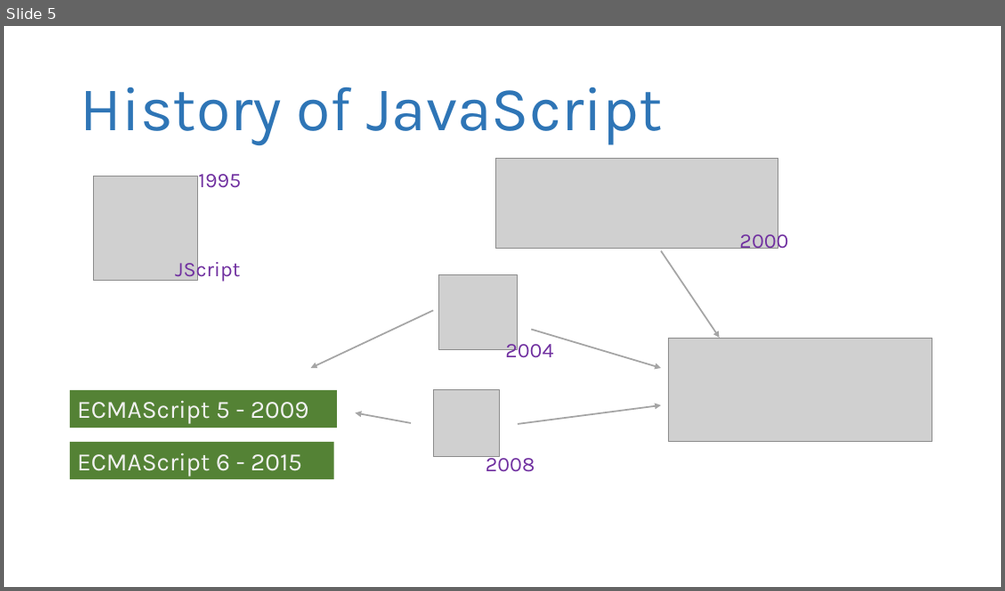
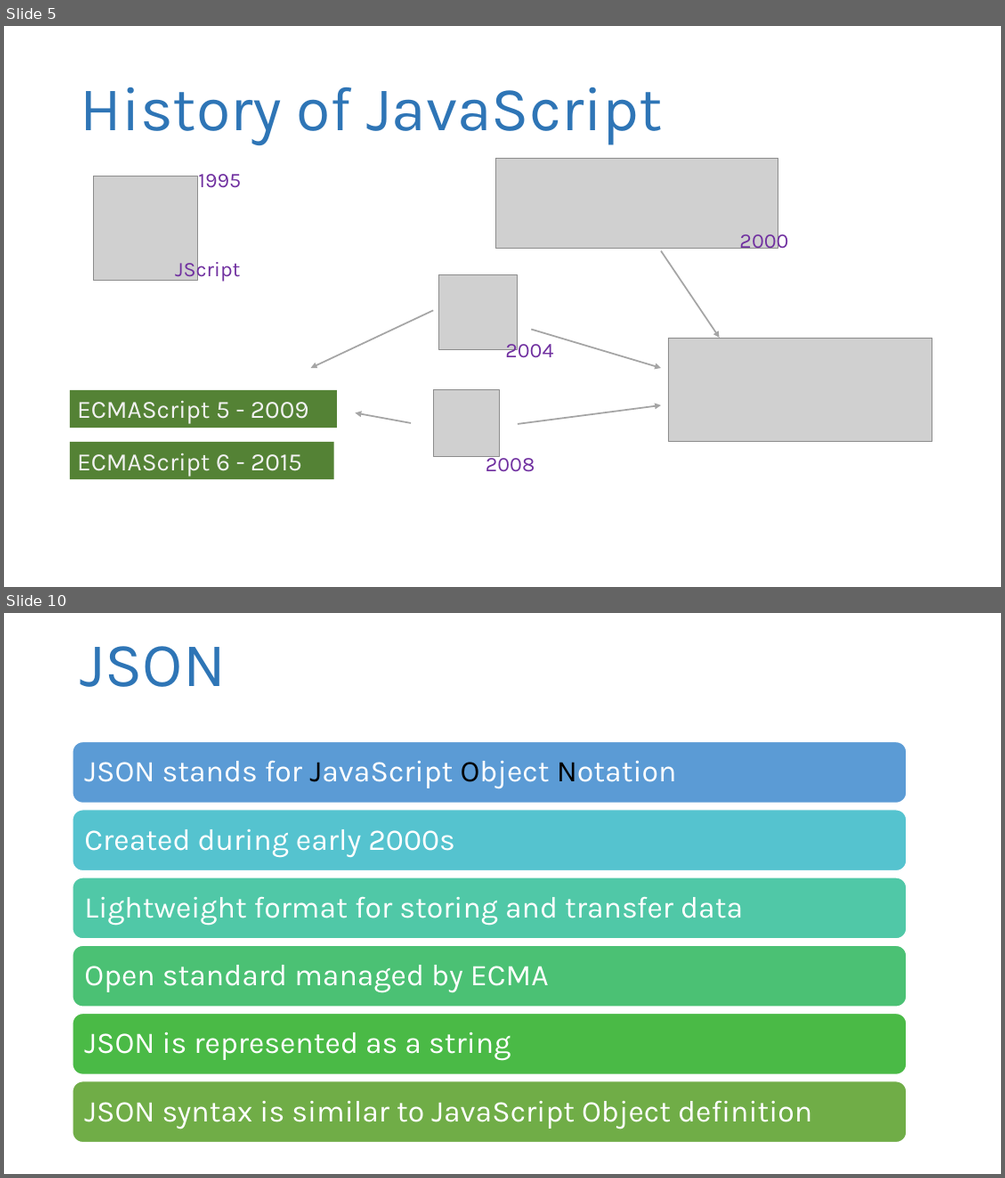
Before and after one commit to revature-vinay/revature_India_26th_July_13Week, a slide deck: Week4(HTML,CSS,JS,Servlet,REST)/notes_images/html-css-js.pptx. Shown one above the other, each under a label of ours: slide 5 before the commit, slides 5 and 10 after it; the slides between them are not shown. The pictures are 1005x591 and 1005x1178 pixels, drawn with LibreOffice and Linux fonts; fonts in the diff are those of the drawing; grey boxes stand for pictures. Boxes give left, top, right and bottom in pixels: in the first picture for what was removed or moved away, otherwise in the second. Text is boxed around its words. In the diff, an @@ line names an element or a change of style, - is before the commit and + after.

```diff
--- a/Week4(HTML,CSS,JS,Servlet,REST)/notes_images/html-css-js.pptx
+++ b/Week4(HTML,CSS,JS,Servlet,REST)/notes_images/html-css-js.pptx
@@ slide 10 added at (4,613,1001,1174), background #FFFFFF @@
@@ title added at (80,646,226,687), 60 pt, text #2E75B6 @@
+JSON
@@ group added at (73,742,906,1143): 6 rounded rectangles, 6 texts @@
+JSON stands for JavaScript Object Notation
+Created during early 2000s
+Lightweight format for storing and transfer data
+Open standard managed by ECMA
+JSON is represented as a string
+JSON syntax is similar to JavaScript Object definition
```
Also in this commit, not shown: 9 other slides added, 17 other files.
